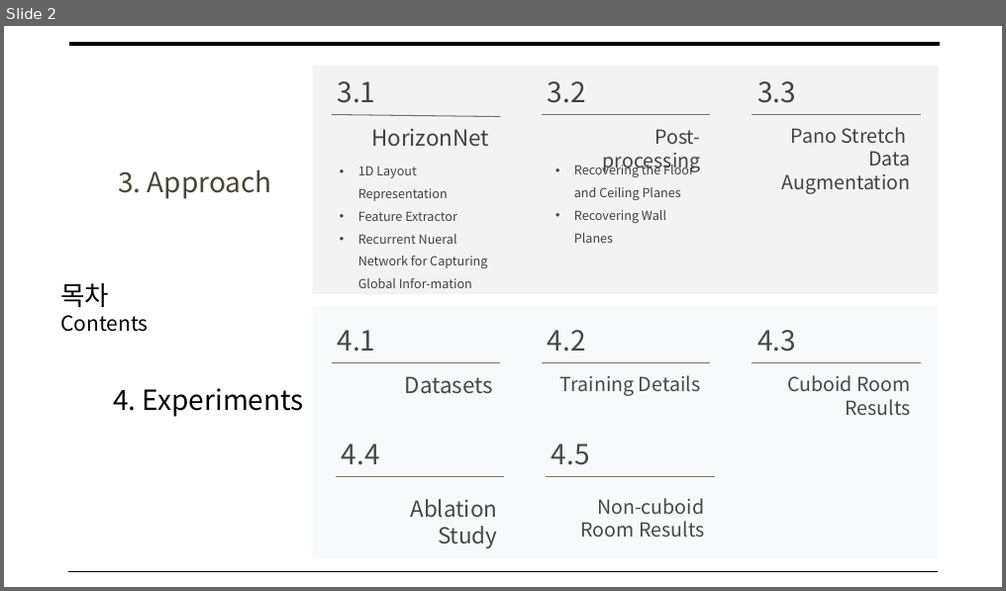
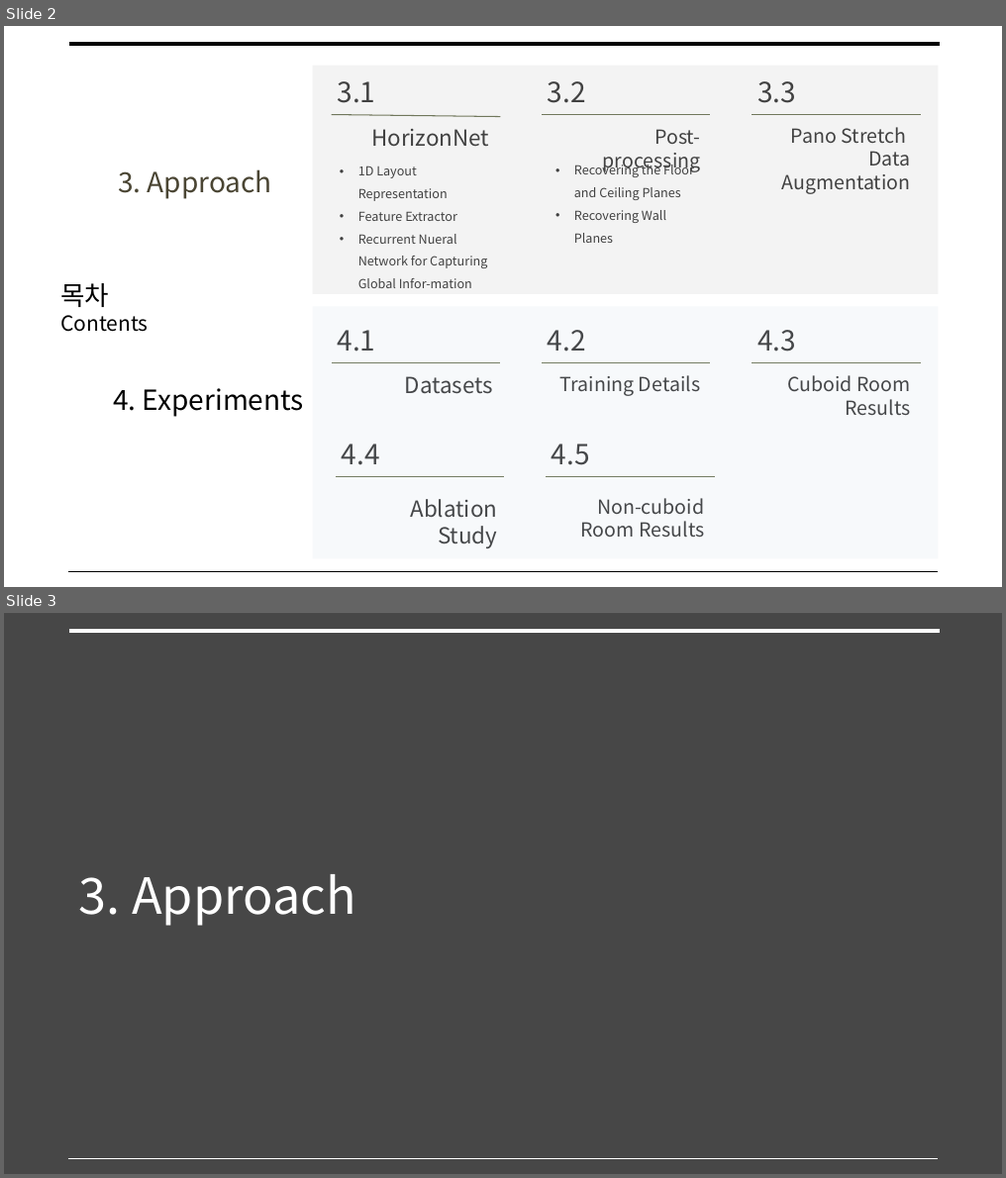
Before and after one commit to arittung/3D_Room_Layout_estimation, a slide deck: 관련 자료/HorizonNet 논문 해석.pptx. Shown one above the other, each under a label of ours: slide 2 before the commit, slides 2 and 3 after it. The pictures are 1006x591 and 1006x1178 pixels, drawn with LibreOffice and Linux fonts; fonts in the diff are those of the drawing. Boxes give left, top, right and bottom in pixels: in the first picture for what was removed or moved away, otherwise in the second. Text is boxed around its words. In the diff, an @@ line names an element or a change of style, - is before the commit and + after.

```diff
--- a/관련 자료/HorizonNet 논문 해석.pptx
+++ b/관련 자료/HorizonNet 논문 해석.pptx
@@ slide 3 added at [4,613,1002,1174], background #FFFFFF @@
@@ rectangle added at [4,613,1002,1173], fill #474747 @@
@@ line added from (69, 631) to (939, 631), #FFFFFF 3 pt @@
@@ text added at [79,874,356,926], 36 pt, text #FFFFFF @@
+3. Approach
@@ line added from (68, 1158) to (938, 1158), #FFFFFF 0.75 pt @@
```
Also in this commit, not shown: 4 other slides added, 2 other files.
